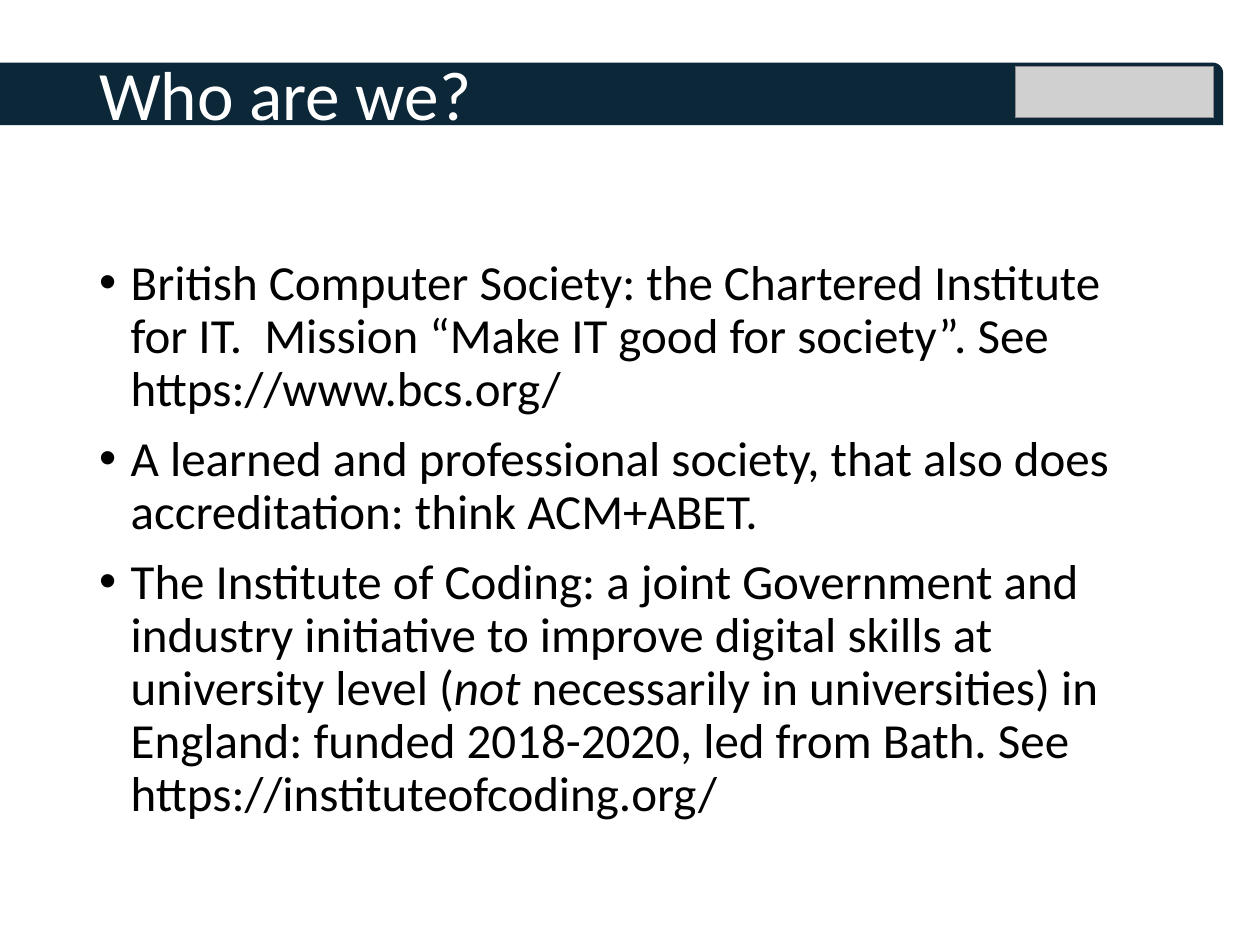
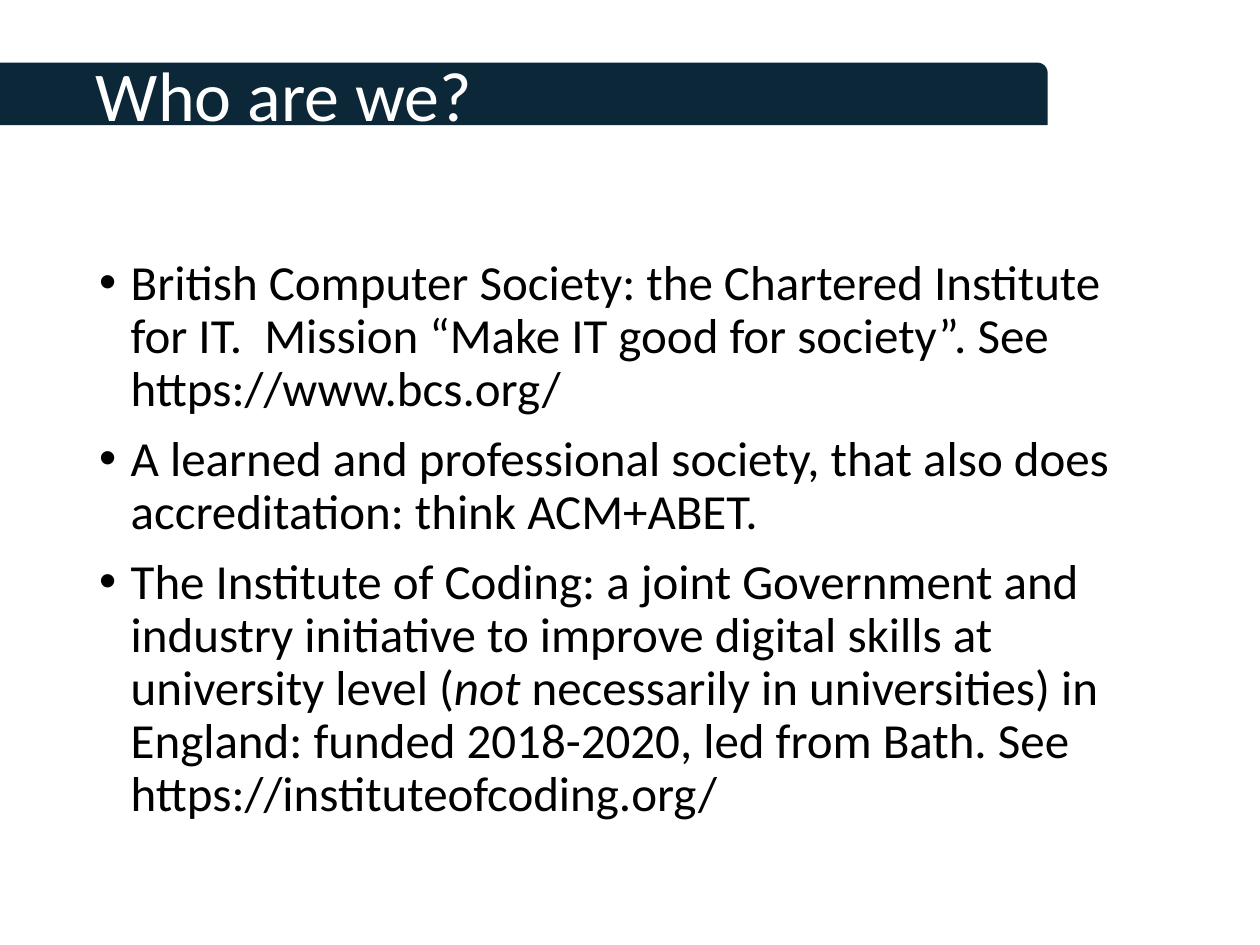
Before and after one commit to tomcrick/FIE2019, a slide deck: slide 2 of TalkatFI2019.pptx. Drawn at 1260x945 pixels with LibreOffice and Linux fonts; fonts in the diff are those of the drawing; grey boxes stand for pictures; background and template pictures are left out. Boxes give left, top, right and bottom in pixels: in the first picture for what was removed or moved away, otherwise in the second. Text is boxed around its words. In the diff, an @@ line names an element or a change of style, - is before the commit and + after.

```diff
--- a/TalkatFI2019.pptx
+++ b/TalkatFI2019.pptx
@@ text "Who are we?" at bbox=[96, 72, 472, 138]: size 39.6 to 40 pt; more space between paragraphs; vertical alignment middle to top @@
@@ round rect removed at bbox=[0, 63, 1223, 126] @@
@@ round rect added at bbox=[0, 63, 1048, 126], fill #0C2738 @@
@@ picture removed at bbox=[1016, 67, 1213, 118] @@
```
Also in this commit, not shown: 10 other slides changed.
